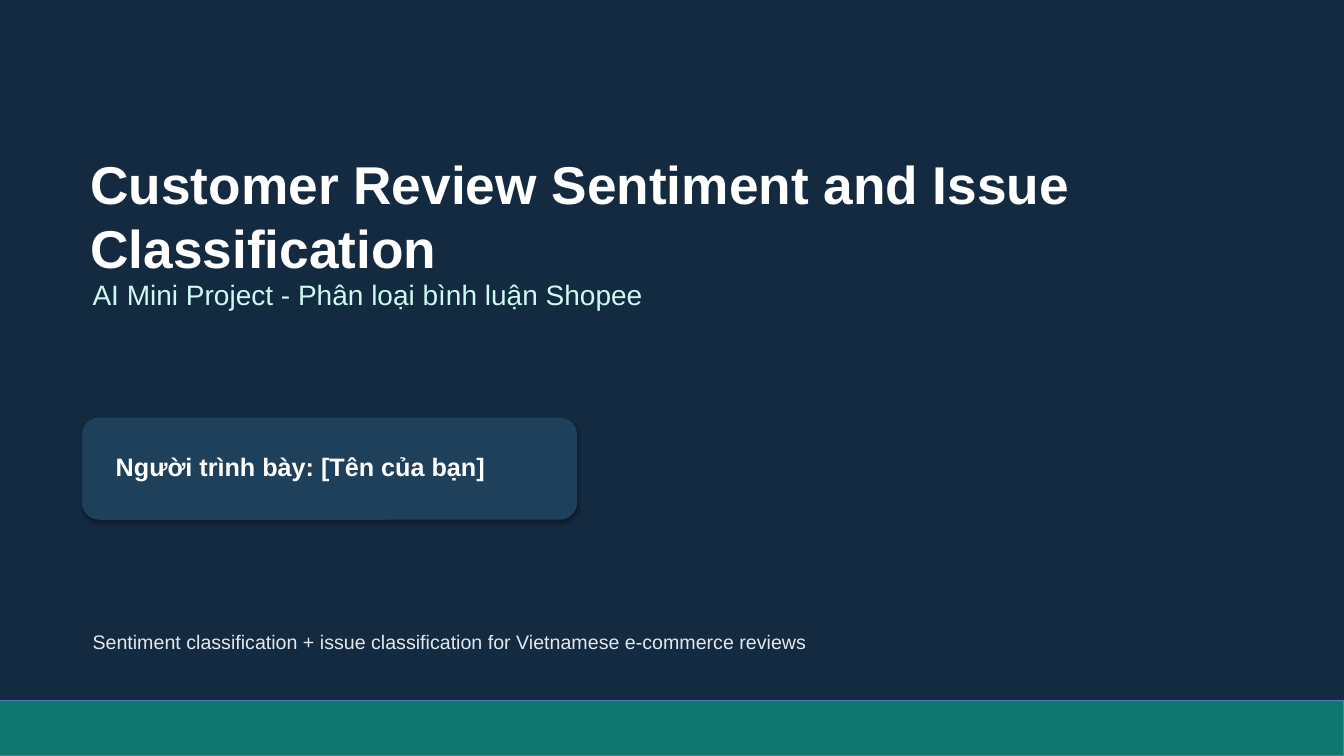
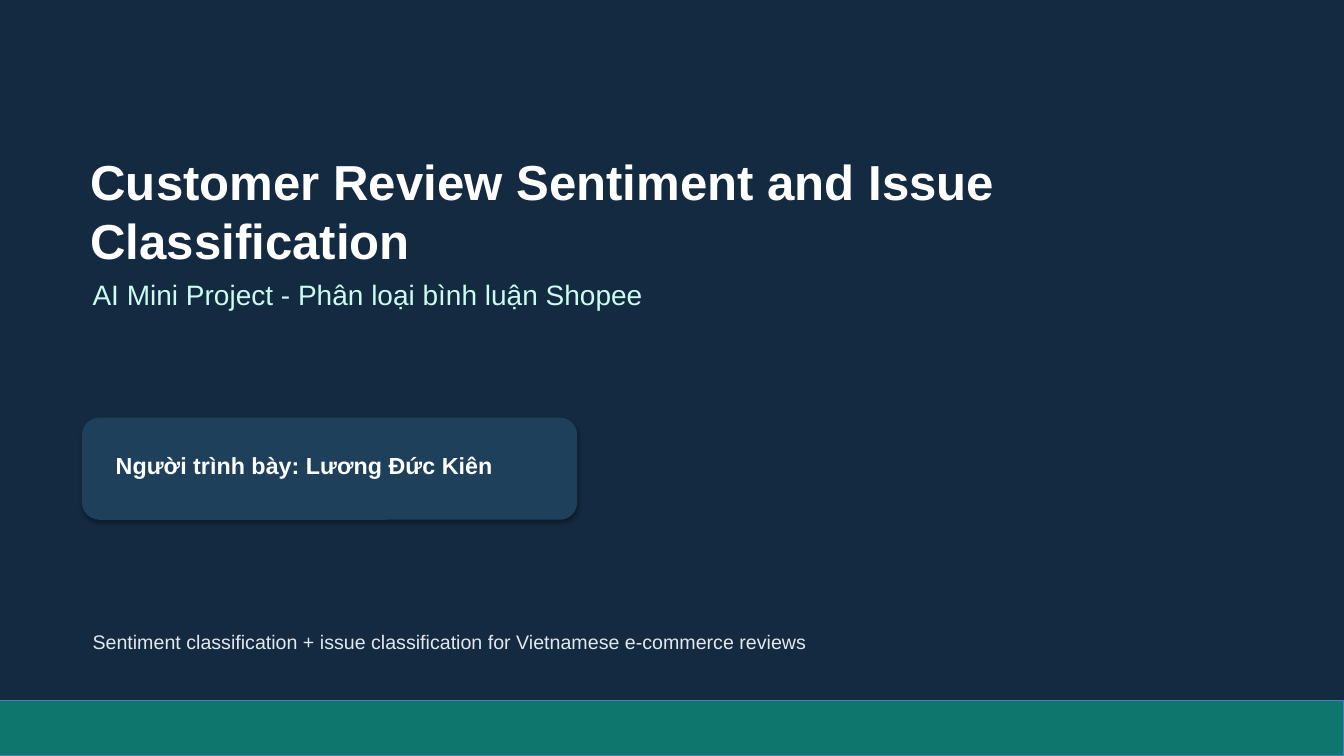
Before and after one commit to luongkien25/AIMiniProject, a slide deck: slide 1 of slides/AIMiniProject_presentation.pptx. Drawn at 1344x756 pixels with LibreOffice and Linux fonts; fonts in the diff are those of the drawing. Boxes give left, top, right and bottom in pixels: in the first picture for what was removed or moved away, otherwise in the second. Text is boxed around its words. In the diff, an @@ line names an element or a change of style, - is before the commit and + after.

Commit message:
Update analyze_reviews, pptx, clean code

```diff
--- a/slides/AIMiniProject_presentation.pptx
+++ b/slides/AIMiniProject_presentation.pptx
@@ text "Customer Review Sentiment and Issue ..." at [91,164,994,260]: size 38 to 35.1 pt @@
@@ text at [116,456,492,479]: text changed; size 18 to 16.6 pt @@
-Người trình bày: [Tên của bạn]
+Người trình bày: Lương Đức Kiên
```
Also in this commit, not shown: 13 other slides changed, 2 slides added, 1 slide removed, 9 other files.
